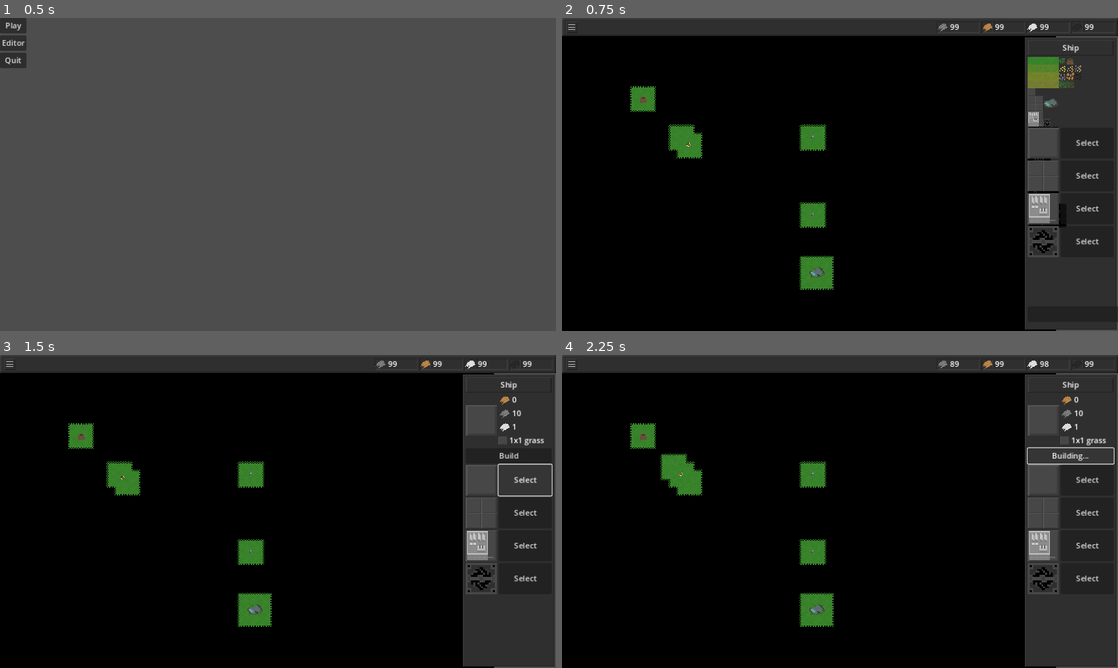
Above: before the commit, frames 1-4 (two rows, left to right).
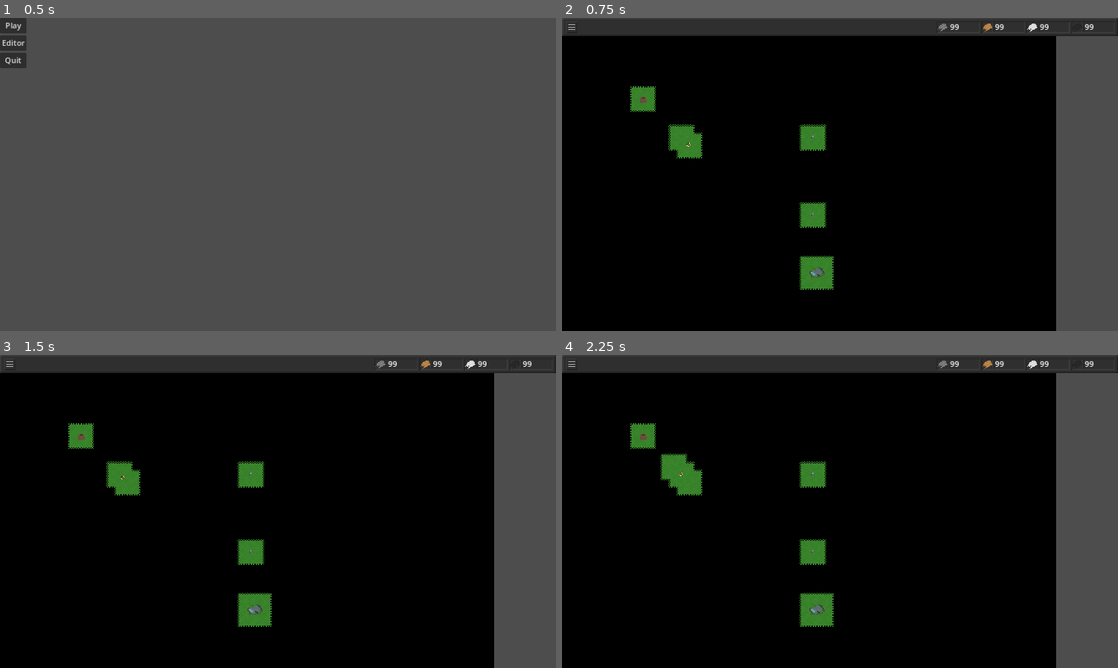
Above: after the commit, the same moments.

Repository: wssuomi/pirate-jam-14
Game: Godot game, scene res://scenes/main_menu.tscn
Same seed, same stepped clock (60 frames per second), same inputs: the game is played once before the commit and once after it.
Inputs (mouse positions are in pixels of both pictures, inside the frame that each line leads up to):
- Up to frame 1 (0.5 s): no input
- Up to frame 2 (0.75 s): click "Play" at 0.5 s
- Up to frame 3 (1.5 s): click (522, 480) at 1.25 s, where only the run before the commit has a clickable "Select"
- Up to frame 4 (2.25 s): click (1067, 455) at 2 s, where only the run before the commit has a clickable "Build"

Frame 1 is identical in both runs. In frame 2, 15% of the frame differs, in the area x 83-100%, y 6-100%; in frame 3, 14%; in frame 4, 14%.

Commit message:
added nest to spawn bugs based on pollution level

Diff:
--- a/scenes/nest.tscn
+++ b/scenes/nest.tscn
@@ -14,8 +14,12 @@
 texture_filter = 1
 texture = SubResource("AtlasTexture_pq4f5")
 
-[node name="Timer" type="Timer" parent="."]
+[node name="SpawnTimer" type="Timer" parent="."]
 wait_time = 5.0
 autostart = true
 
-[connection signal="timeout" from="Timer" to="." method="_on_timer_timeout"]
+[node name="CheckTimer" type="Timer" parent="."]
+autostart = true
+
+[connection signal="timeout" from="SpawnTimer" to="." method="_on_timer_timeout"]
+[connection signal="timeout" from="CheckTimer" to="." method="_on_check_timer_timeout"]
--- a/scenes/ship.tscn
+++ b/scenes/ship.tscn
@@ -38,6 +38,7 @@
 script = ExtResource("1_s7wpo")
 
 [node name="SideBar" type="Control" parent="."]
+visible = false
 layout_mode = 3
 anchors_preset = 0
 offset_left = 959.0
--- a/scripts/nest.gd
+++ b/scripts/nest.gd
@@ -3,9 +3,22 @@
 @onready var main = $".."
 @onready var enemies: Dictionary = $"..".enemies
 @onready var units: Dictionary = $"..".units
+@onready var spawn_timer = $SpawnTimer
 
 var rng = RandomNumberGenerator.new()
 var spawn_range = 2
+var state = States.Normal
+
+enum SpawnCooldowns {Normal, LowPollution, MediumPollution, HighPollution, Alert}
+enum States {Normal, Alert}
+
+var spawn_cooldowns = {
+	SpawnCooldowns.Normal:60,
+	SpawnCooldowns.LowPollution:45,
+	SpawnCooldowns.MediumPollution:35,
+	SpawnCooldowns.HighPollution:25,
+	SpawnCooldowns.Alert:15,
+}
 
 func _on_timer_timeout():
 	try_spawn_random()
@@ -17,3 +30,19 @@
 	if tile_pos.x >= 0 and tile_pos.x < main.GRID_WIDTH and tile_pos.y >= 0 and tile_pos.y < main.GRID_HEIGHT:
 		if tile_pos not in enemies and tile_pos not in units and main.is_walkable(main.tiles[tile_pos]):
 			main.spawn_enemy(main.Enemies.Bug,pos + offset)
+
+func change_spawn_cooldown(cooldown):
+	print("Spawn Cooldown: ", spawn_cooldowns[cooldown])
+	spawn_timer.wait_time = spawn_cooldowns[cooldown]
+
+func _on_check_timer_timeout():
+	var tile = main.tiles[main.map.local_to_map(self.global_position)]
+	if state == States.Alert:
+		return
+	print(tile.pollution)
+	if tile.pollution > 1 and tile.pollution <= 10:
+		change_spawn_cooldown(SpawnCooldowns.LowPollution)
+	if tile.pollution > 10 and tile.pollution <= 20:
+		change_spawn_cooldown(SpawnCooldowns.MediumPollution)
+	if tile.pollution > 20:
+		change_spawn_cooldown(SpawnCooldowns.HighPollution)
